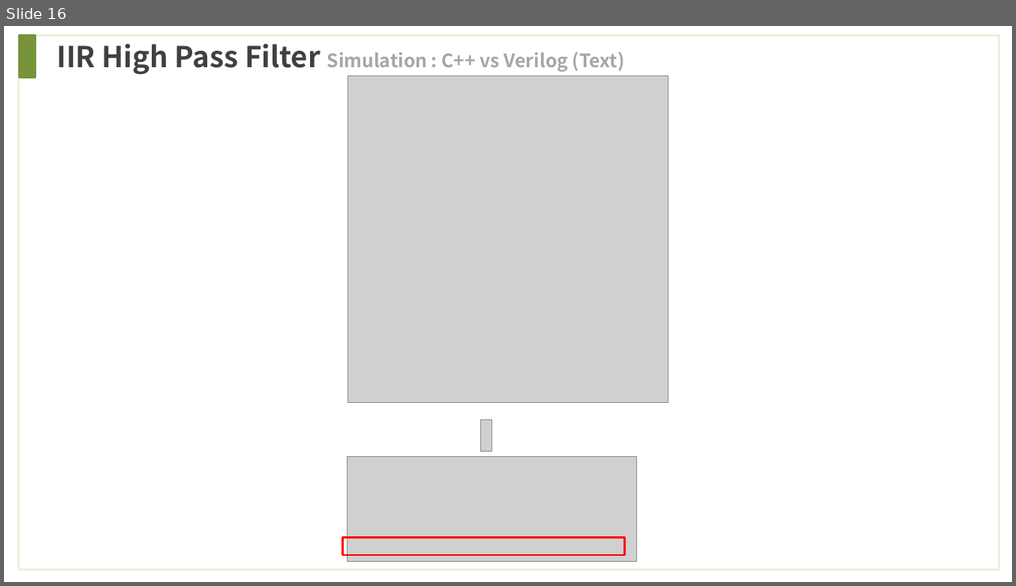
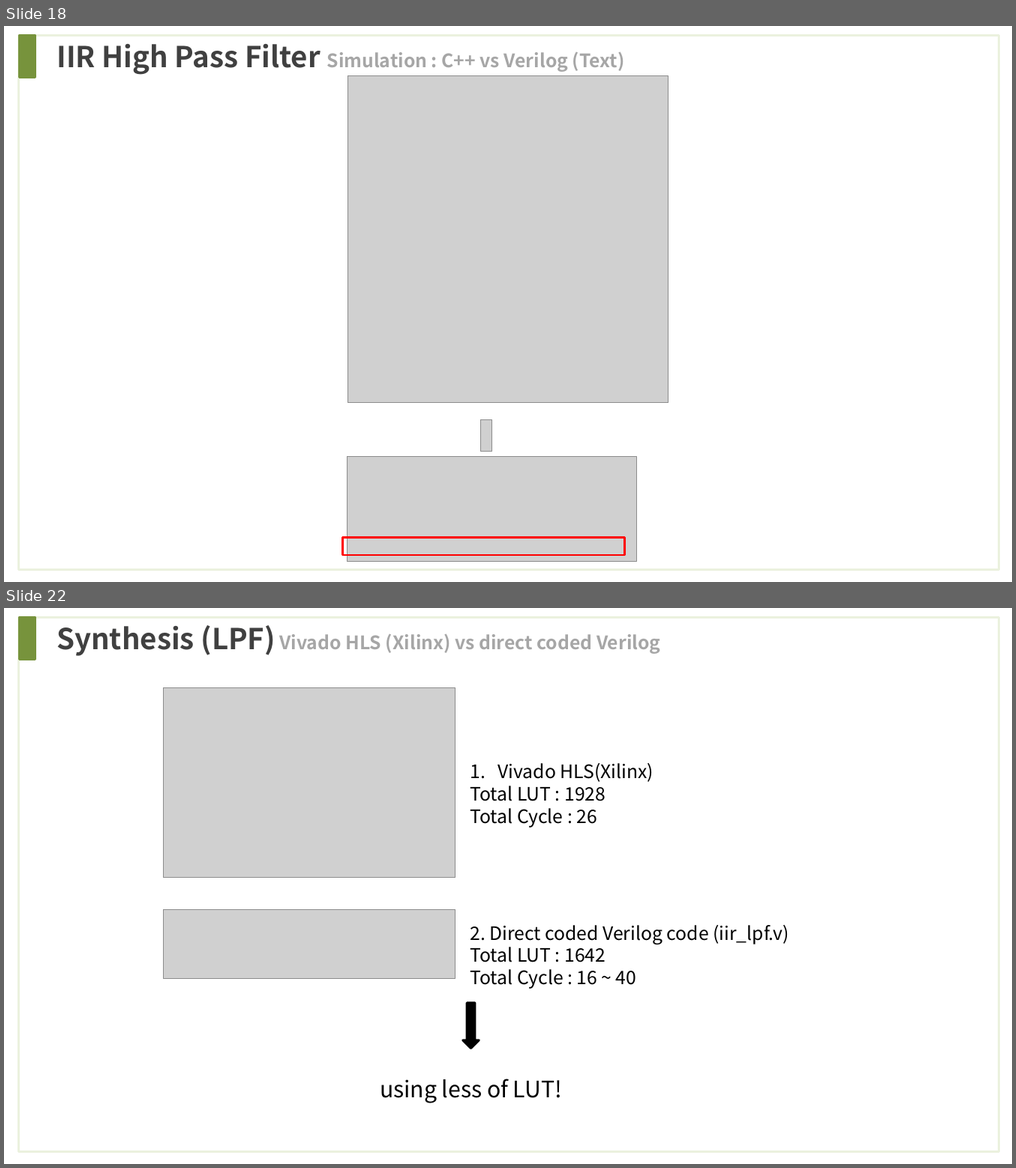
Before and after one commit to wjdwls0630/khu_sensor, a slide deck: Reference/Filter/Filter_Test.pptx. Shown one above the other, each under a label of ours: slide 16 before the commit, slides 18 and 22 after it; the slides between them are not shown. The pictures are 1016x586 and 1016x1168 pixels, drawn with LibreOffice and Linux fonts; fonts in the diff are those of the drawing; grey boxes stand for pictures. Boxes give left, top, right and bottom in pixels: in the first picture for what was removed or moved away, otherwise in the second. Text is boxed around its words. In the diff, an @@ line names an element or a change of style, - is before the commit and + after.

```diff
--- a/Reference/Filter/Filter_Test.pptx
+++ b/Reference/Filter/Filter_Test.pptx
@@ slide 22 added at box(4, 608, 1012, 1164), background #FFFFFF @@
@@ rectangle added at box(18, 617, 998, 1152), outline #EBF1DE 2.25 pt @@
@@ rectangle added at box(20, 617, 36, 659), fill #77933C, outline #77933C 2 pt @@
@@ text added at box(56, 625, 661, 656), 18 pt, text #A6A6A6, bold @@
+Synthesis (LPF) Vivado HLS (Xilinx) vs direct coded Verilog
@@ picture added at box(163, 688, 455, 878) @@
@@ text added at box(470, 763, 654, 828), 18 pt, text #000000 @@
+1. Vivado HLS(Xilinx)
+Total LUT : 1928
+Total Cycle : 26
@@ picture added at box(163, 910, 455, 978) @@
@@ text added at box(470, 925, 788, 989), 18 pt, text #000000 @@
+2. Direct coded Verilog code (iir_lpf.v)
+Total LUT : 1642
+Total Cycle : 16 ~ 40
@@ right arrow added at box(463, 1003, 479, 1048), fill #000000, outline #000000 2 pt @@
@@ text added at box(380, 1079, 562, 1104), 22 pt, text #000000 @@
+using less of LUT!
@@ what was slide 16 is now slide 18 @@
```
Also in this commit, not shown: 1 slide changed, 6 other slides added, 3 slides removed, 10 other files.
